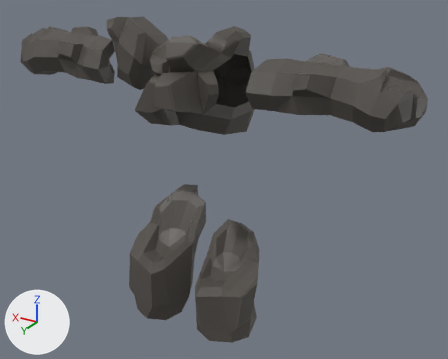
The FBX model Assets/Prefabs/Armour Sets/ArmourSet_EARTH.fbx: old version first, new version second.
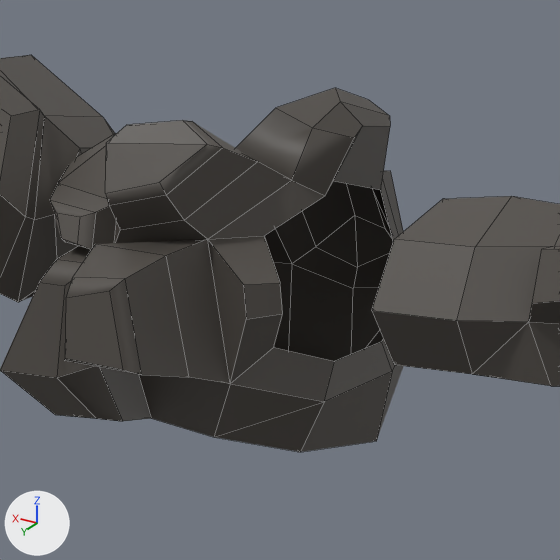
Old and new are each drawn whole from a 50 mm lens placed at (-1.853, 2.74, 2.439), pointed at (-0.149, -0.1, 1.019) and again close up on the part from 30% to 67% of the width and 0% to 46% of the height. Arrows for +X, +Y and +Z are at lower left; the lights stay in place. The close-ups show mesh edges as thin lines. Where no turn or scale is listed for an object, it has been applied to the vertices.

The first close-up shows 'M_Chest_Arm', 'M_Gauntlet_R_Arm', 'M_Pauldron_L_Arm'.
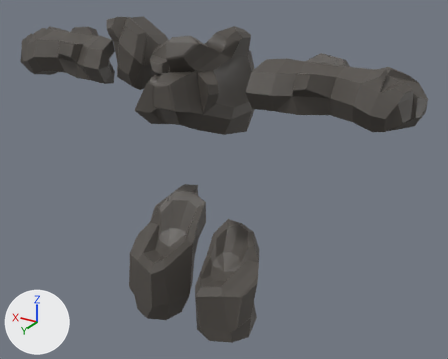
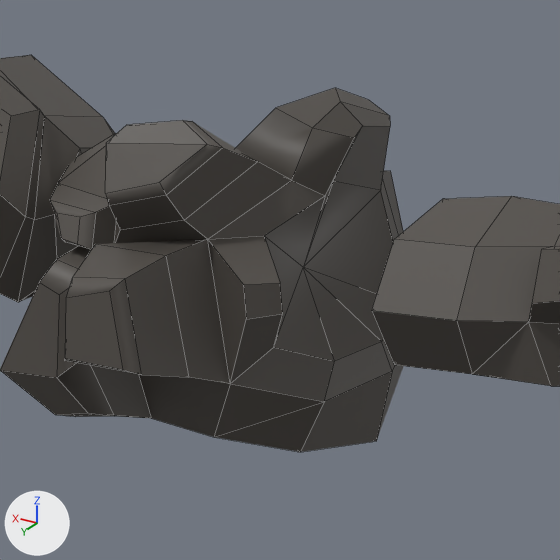
Pixel boxes (x1, y1, x2, y2) of what changed, in the close-ups (560 x 560 px; the box of a moved part takes in the faces that stretch with it):
part 1 of me_mesh_003, added (black): after (264, 181, 393, 361)
part 2 of me_mesh_003, moved or reshaped: before (0, 246, 151, 421); after (0, 246, 151, 418)

Diff of the bpy script that builds the scene:
```diff
--- a/Assets/Prefabs/Armour Sets/ArmourSet_EARTH.fbx.py
+++ b/Assets/Prefabs/Armour Sets/ArmourSet_EARTH.fbx.py
@@ me_mesh_003 @@
 me_mesh_003.from_pydata(...)  # 158 vertices, 160 faces; spans x -0.316..0.316, y -0.313..0.485, z -0.092..0.494
 # used by ob_m_chest_arm; location = (0.0, -0.092, 1.42)
 # verts and faces of me_mesh_003; kept vertices keep their numbers, new ones are numbered from 158
 # before: 54 (-0.228, 0.228, 0.296) at pixel (264, 235), 55 (-0.244, 0.228, 0.126) at pixel (273, 347), 56 (-0.297, -0.015, 0.083) at pixel (381, 341), 57 (-0.279, 0.105, 0.079) at pixel (334, 361), 58 (-0.304, -0.092, 0.126)
 # before: 59 (-0.269, -0.054, 0.317) at pixel (380, 190), 60 (-0.279, 0.135, 0.344) at pixel (325, 195), 61 (-0.278, 0.111, 0.362) at pixel (333, 181)
 # before: 111 (0.033, 0.378, 0.218) at pixel (64, 285), 115 (0.018, 0.333, -0.001) at pixel (96, 418), 141 (0.016, 0.324, 0.242), 142 (-0.01, 0.36, 0.097), 143 (0.009, 0.276, -0.02) at pixel (122, 421)
+# me_mesh_003 part 1
+verts[158] = (-0.205, 0.075, 0.212)  # pixel (303, 267)
+faces += [(59, 61, 158), (55, 57, 158), (56, 158, 57), (56, 58, 158), (58, 59, 158), (60, 158, 61)]
+faces += [(54, 158, 60), (54, 55, 158)]
+# me_mesh_003 part 2
+verts[111] = (0.044, 0.378, 0.203)  # moved, pixel (59, 294)
+verts[115] = (0.034, 0.333, 0.005)  # moved, pixel (87, 412)
+verts[143] = (0.025, 0.276, -0.014)  # moved, pixel (114, 416)
+verts[141] = (0.028, 0.324, 0.226)  # moved
+verts[142] = (0.013, 0.36, 0.108)  # moved
 me_mesh_003.materials.append(mat_lambert3)
```
